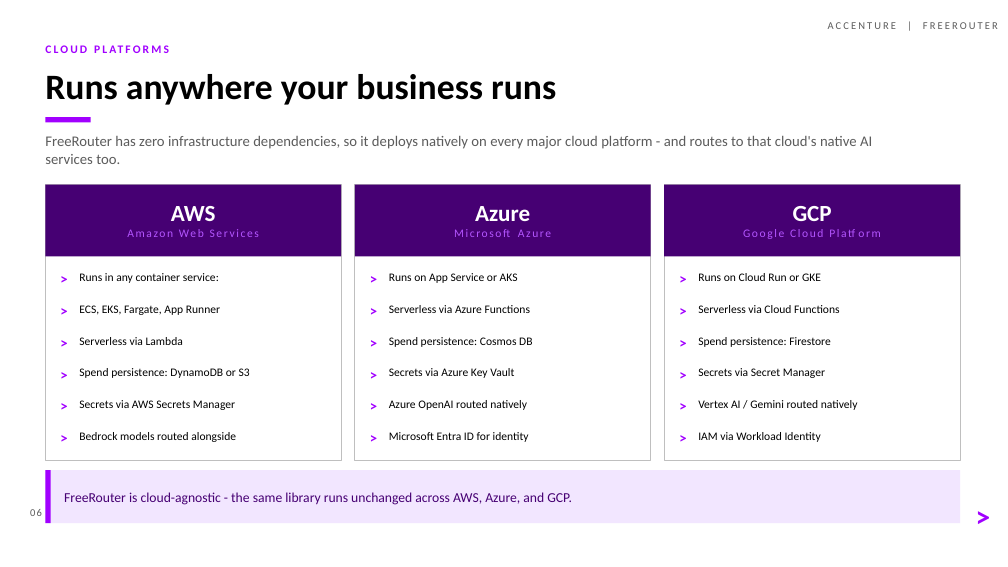
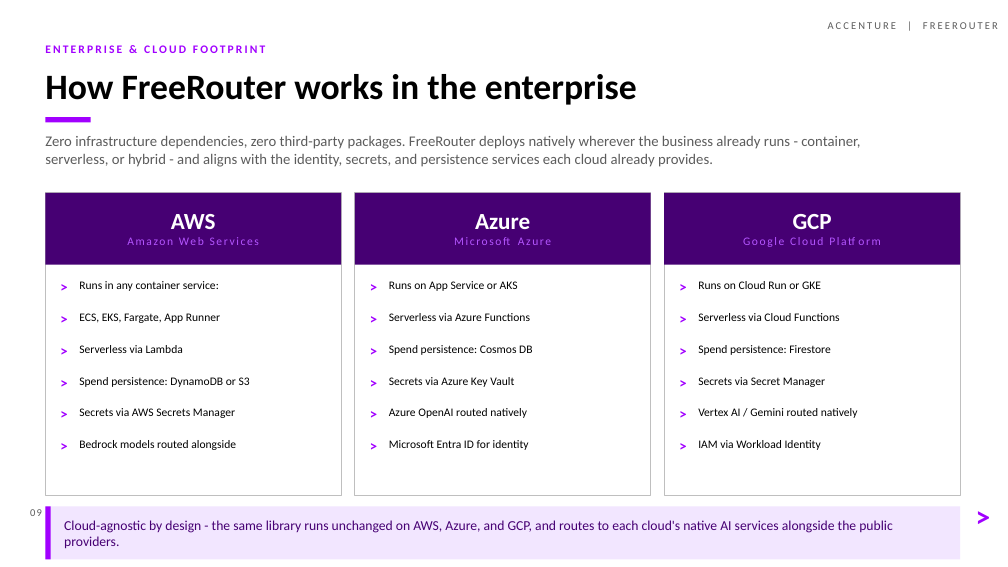
Before and after one commit to ahujrajat/freerouter, a slide deck: slide 11 of docs/Freerouter-FinOps-Presentation.pptx (slide 6 before the commit). Drawn at 1008x567 pixels with LibreOffice and Linux fonts; fonts in the diff are those of the drawing. Boxes give left, top, right and bottom in pixels: in the first picture for what was removed or moved away, otherwise in the second. Text is boxed around its words. In the diff, an @@ line names an element or a change of style, - is before the commit and + after.

```diff
--- a/docs/Freerouter-FinOps-Presentation.pptx
+++ b/docs/Freerouter-FinOps-Presentation.pptx
@@ text at (45, 45, 265, 53): text changed @@
-CLOUD PLATFORMS
+ENTERPRISE & CLOUD FOOTPRINT
@@ text at (45, 74, 637, 105): text changed @@
-Runs anywhere your business runs
+How FreeRouter works in the enterprise
@@ text at (45, 136, 860, 167): text changed @@
-FreeRouter has zero infrastructure dependencies, so it deploys natively on every major cloud platform - and routes to that cloud's native AI services too.
+Zero infrastructure dependencies, zero third-party packages. FreeRouter deploys natively wherever the business already runs - container, serverless, or hybrid - and aligns with the identity, secrets, and persistence services each cloud already provides.
@@ rectangle: place and size @@
-rectangle at (45, 185, 341, 461)
+rectangle at (45, 193, 341, 495)
@@ rectangle: place and size @@
-rectangle at (355, 185, 650, 461)
+rectangle at (355, 193, 650, 495)
@@ rectangle: place and size @@
-rectangle at (665, 185, 960, 461)
+rectangle at (665, 193, 960, 495)
@@ 42 texts, 3 rectangles: place and size @@
-42 texts, 3 rectangles at (45, 136, 960, 504)
+42 texts, 3 rectangles at (45, 154, 960, 532)
@@ rectangle: place and size @@
-rectangle at (45, 470, 960, 523)
+rectangle at (45, 507, 960, 560)
@@ rectangle: place and size @@
-rectangle at (45, 470, 51, 523)
+rectangle at (45, 507, 51, 560)
@@ text at (64, 520, 892, 549): text changed @@
-FreeRouter is cloud-agnostic - the same library runs unchanged across AWS, Azure, and GCP.
+Cloud-agnostic by design - the same library runs unchanged on AWS, Azure, and GCP, and routes to each cloud's native AI services alongside the public providers.
```
Also in this commit, not shown: 12 other slides changed, 6 slides added, 1 slide removed, 2 other files.
